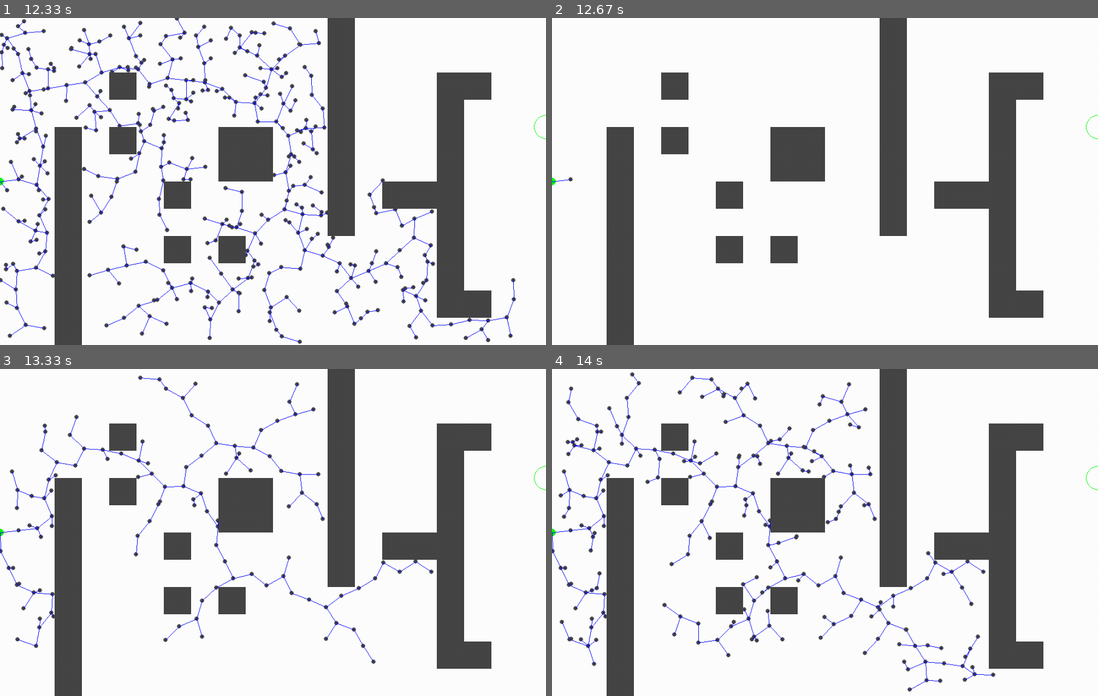
Above: before the commit, frames 1-4 (two rows, left to right).
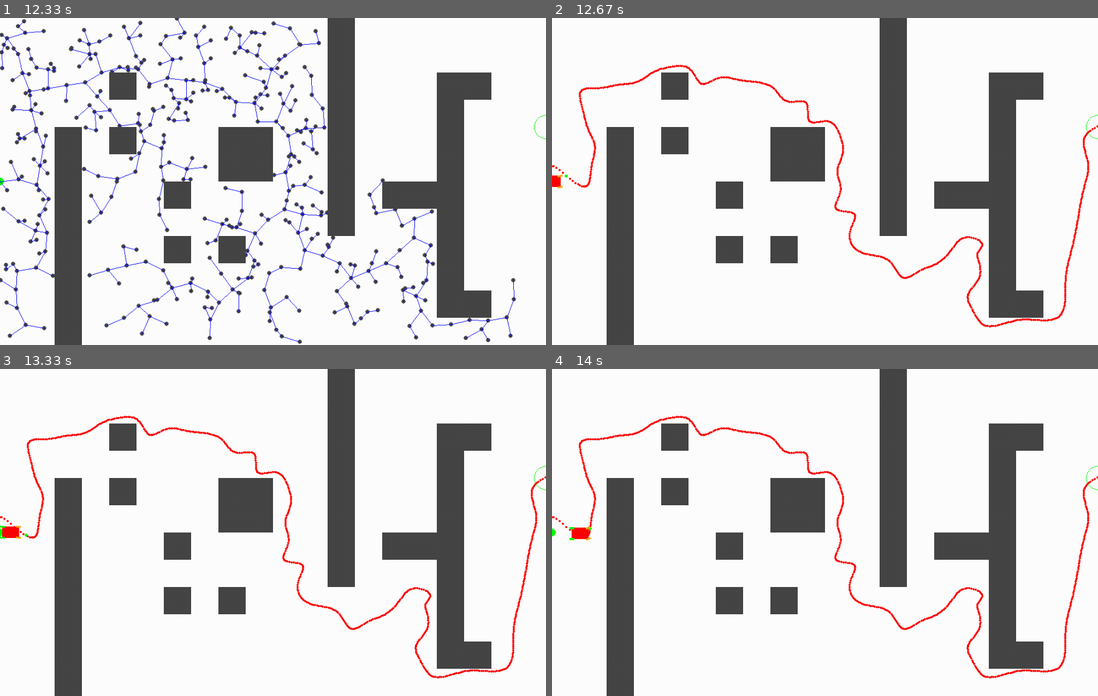
Above: after the commit, the same moments.

Repository: Alxkory/PMD_Project_group2
Game: pygame game, started from RRT_p_carsim.py
Two runs of this game, one before a commit and one after it. Both use one fixed random seed, a clock stepped at 60 frames per second and the inputs below.
Inputs:
- Up to frame 1 (12.33 s): no input
- Up to frame 2 (12.67 s): no input
- Up to frame 3 (13.33 s): no input
- Up to frame 4 (14 s): no input

Frame 1 is identical in both runs. In frame 2, 1.5% of the frame differs, in the area x 0-100%, y 14-95%; in frame 3, 3.4%; in frame 4, 4.9%, in the area x 0-100%, y 0-99%.

Commit message:
fixed spell error, simulation runs, needs colission check

Diff:
--- a/RRT_p_carsim.py
+++ b/RRT_p_carsim.py
@@ -53,16 +53,16 @@
     SmoothPath = graph.getSmoothPathCoords()
     map.drawPath(SmoothPath)
     print('smoothpath found, ready to drive')
-    pygame.display.update()
+    #pygame.display.update()
     #pygame.event.clear()
-    pygame.event.wait(0)
+    #pygame.event.wait(0)
     #time.sleep(5)
     #pygame.display.quit()
     #pygame.quit()
     #exit()
     print("setting targetcourse")
 
-    smoothpath_array = np.array(smoothPath)
+    smoothpath_array = np.array(SmoothPath)
     cx = (smoothpath_array.T)[0]
     cy = (smoothpath_array.T)[1]
     target_course = TargetCourse(cx, cy)
@@ -97,7 +97,7 @@
         throttle = PID(target_speed - car.v,Kp=1)
 
         car.update(throttle,steering)
-        print(f"running sim,sim-time: {time}")
+        #print(f"running sim,sim-time: {time}")
         time += dt
 
         max_steer = car.max_steer
@@ -135,6 +135,8 @@
     while not result:
         try:
             main()
+            print("main finished")
             result=True
         except:
+            print('exeption occured')
             result=False
